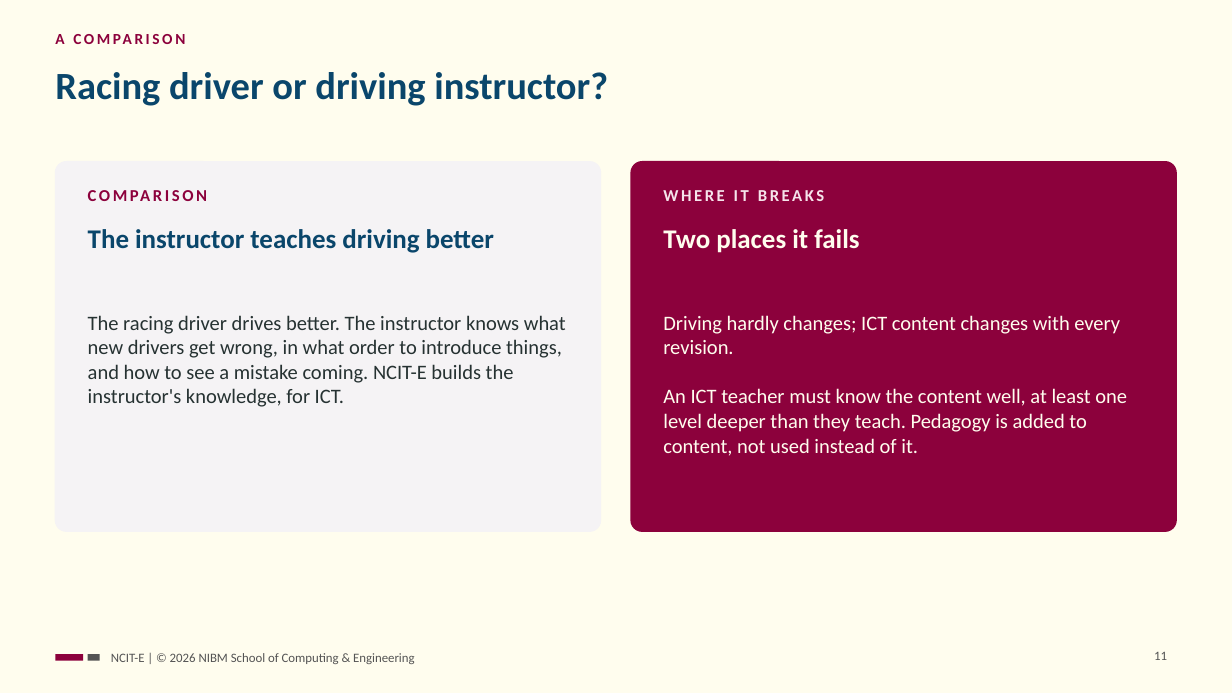
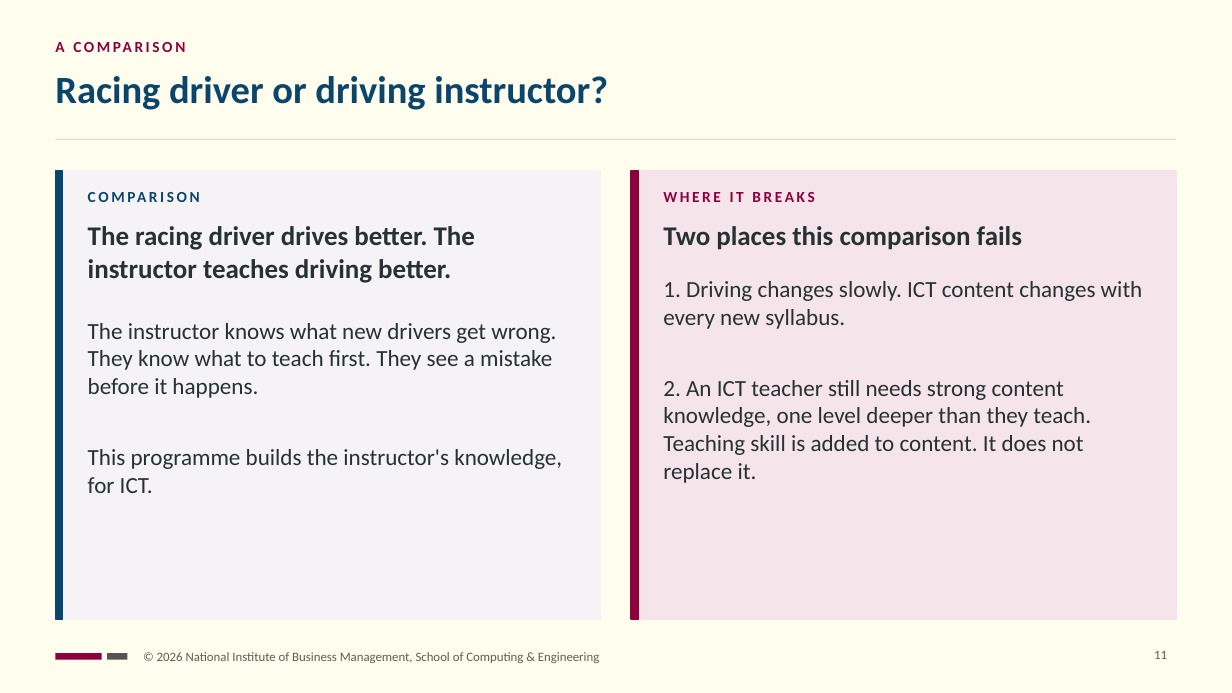
Before and after one commit to NIBM-SOCE/NCIT-E, a slide deck: slide 11 of sessions/s01/slides/ncit-e-s01-orientation.pptx. Drawn at 1232x693 pixels with LibreOffice and Linux fonts; fonts in the diff are those of the drawing. Boxes give left, top, right and bottom in pixels: in the first picture for what was removed or moved away, otherwise in the second. Text is boxed around its words. In the diff, an @@ line names an element or a change of style, - is before the commit and + after.

```diff
--- a/sessions/s01/slides/ncit-e-s01-orientation.pptx
+++ b/sessions/s01/slides/ncit-e-s01-orientation.pptx
@@ text "A COMPARISON": place and size @@
-text "A COMPARISON" at box(55, 34, 64, 44)
+text "A COMPARISON" at box(55, 42, 64, 52)
@@ title "Racing driver or driving instructor?": place and size @@
-title "Racing driver or driving instructor?" at box(55, 72, 608, 106)
+title "Racing driver or driving instructor?" at box(55, 76, 608, 110)
@@ rectangle added at box(55, 139, 1177, 140), fill #E3DFCC @@
@@ rectangle: place and size @@
-rectangle at box(55, 162, 601, 531)
+rectangle at box(55, 171, 601, 619)
@@ rectangle at box(55, 171, 601, 619): rounded rectangle to rectangle @@
@@ rectangle added at box(55, 171, 63, 619), fill #0A466B, outline #0A466B 1 pt @@
@@ rounded rectangle removed at box(631, 162, 1177, 531) @@
@@ rectangle added at box(631, 171, 1177, 619), fill #F6E4EB, outline #F6E4EB 1 pt @@
@@ rectangle added at box(631, 171, 639, 619), fill #8C013C, outline #8C013C 1 pt @@
@@ text "COMPARISON" at box(88, 188, 578, 215): size 13 to 12 pt, text colour #8C013C to #0A466B @@
@@ text "WHERE IT BREAKS" at box(663, 192, 814, 202): size 13 to 12 pt, text colour #F6E4EB to #8C013C @@
@@ text at box(88, 226, 475, 283): text changed; text colour #0A466B to #263232 @@
-The instructor teaches driving better
+The racing driver drives better. The instructor teaches driving better.
@@ text at box(663, 226, 1022, 250): text changed; text colour #FFFDEE to #263232 @@
-Two places it fails
+Two places this comparison fails
@@ text at box(663, 281, 1143, 483): text changed; size 16 to 18 pt; text colour #FFFDEE to #263232 @@
-Driving hardly changes; ICT content changes with every revision.
-An ICT teacher must know the content well, at least one level deeper than they teach. Pedagogy is added to content, not used instead of it.
+1. Driving changes slowly. ICT content changes with every new syllabus.
+2. An ICT teacher still needs strong content knowledge, one level deeper than they teach. Teaching skill is added to content. It does not replace it.
@@ text at box(88, 323, 562, 493): text changed; size 16 to 18 pt @@
-The racing driver drives better. The instructor knows what new drivers get wrong, in what order to introduce things, and how to see a mistake coming. NCIT-E builds the instructor's knowledge, for ICT.
+The instructor knows what new drivers get wrong. They know what to teach first. They see a mistake before it happens.
+This programme builds the instructor's knowledge, for ICT.
@@ rectangle: place and size @@
-rectangle at box(55, 654, 83, 661)
+rectangle at box(55, 653, 102, 660)
@@ rectangle: place and size @@
-rectangle at box(88, 654, 100, 661)
+rectangle at box(107, 653, 128, 660)
@@ text at box(157, 652, 599, 663): text changed; text colour #545454 to #5E5E56 @@
-NCIT-E | © 2026 NIBM School of Computing & Engineering
+© 2026 National Institute of Business Management, School of Computing & Engineering
```
Also in this commit, not shown: 25 other slides changed, 7 slides added, 9 slides removed, 6 other files.
